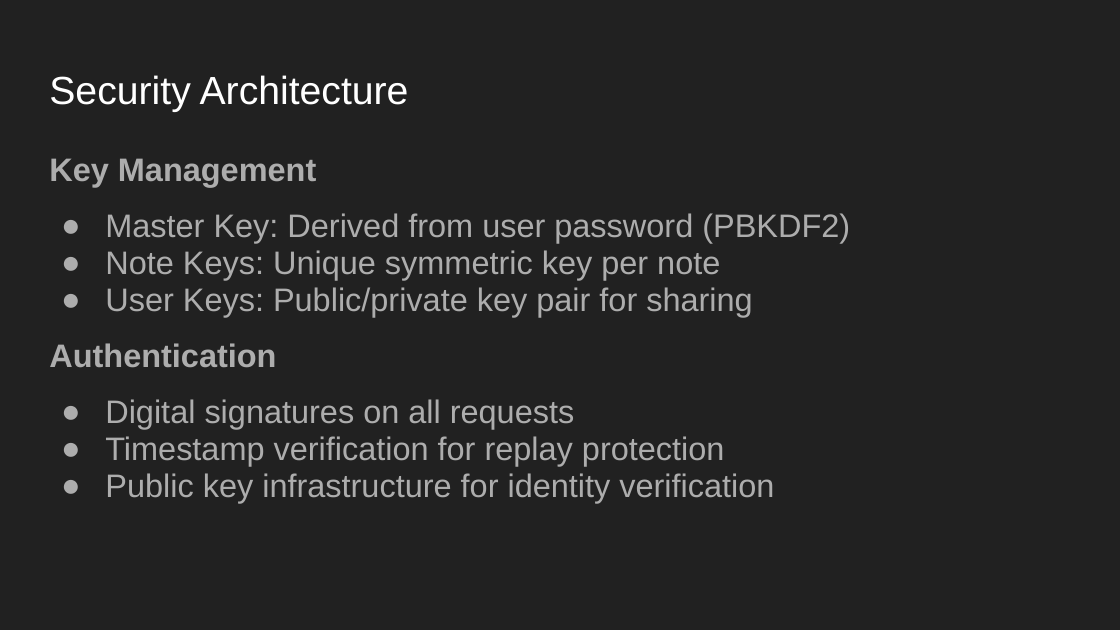
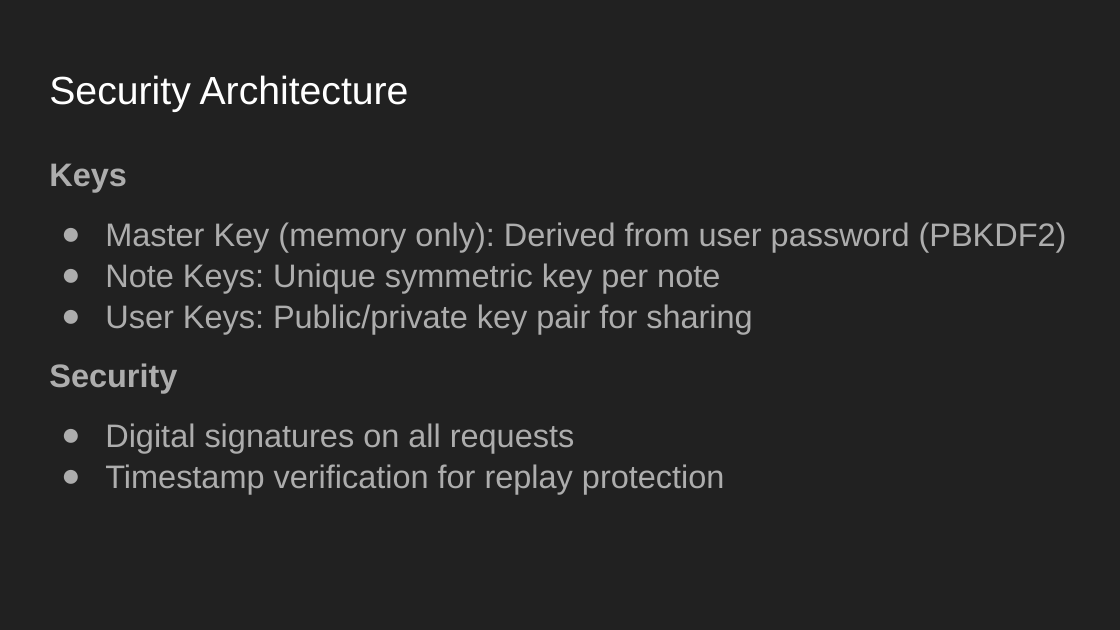
Before and after one commit to DuarteSJ/NoteIST, a slide deck: slide 5 of PRESENTATION.pptx. Drawn at 1120x630 pixels with LibreOffice and Linux fonts; fonts in the diff are those of the drawing. Boxes give left, top, right and bottom in pixels: in the first picture for what was removed or moved away, otherwise in the second. Text is boxed around its words. In the diff, an @@ line names an element or a change of style, - is before the commit and + after.

```diff
--- a/PRESENTATION.pptx
+++ b/PRESENTATION.pptx
@@ text at bbox=[49, 163, 1067, 252]: text changed @@
-Key Management
-● Master Key: Derived from user password (PBKDF2)
+Keys
+● Master Key (memory only): Derived from user password (PBKDF2)
@@ text at bbox=[105, 263, 752, 494]: line spacing 0.95 to 1.05 @@
@@ text at bbox=[49, 363, 177, 393]: text changed @@
-Authentication
+Security
@@ text at bbox=[105, 473, 774, 503]: paragraph removed @@
-● Public key infrastructure for identity verification
```
Also in this commit, not shown: 5 other slides changed, 2 slides added, 3 slides removed, 1 other file.
